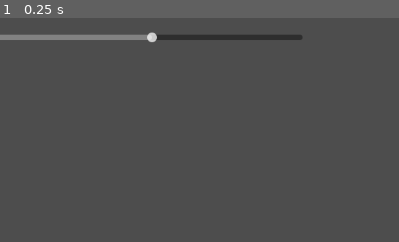
Above: before the commit, frame 1.
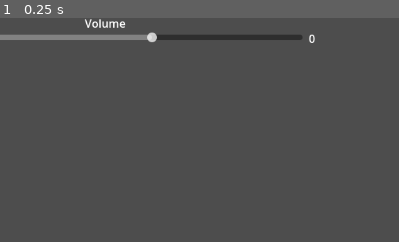
Above: after the commit, the same moment.

Repository: jhyjek/BrewBound
Game: Godot game, scene res://Scenes/settings.tscn
Same seed, same stepped clock (60 frames per second), same inputs: the game is played once before the commit and once after it. This scene is started directly instead of the project's main scene.
Inputs:
- Up to frame 1 (0.25 s): no input
The pictures show only the part of the screen within x 16-65%, y 0-50%; the shares and areas given below are measured in that part.

The runs differ from the first frame. In frame 1, 0.3% of the frame differs, in the area x 21-79%, y 0-12%.

Commit message:
Added Volume value next to slider

Diff:
--- a/Scenes/settings.tscn
+++ b/Scenes/settings.tscn
@@ -53,5 +53,20 @@
 stream = ExtResource("4_g7cn3")
 autoplay = true
 
+[node name="Volume_label" type="Label" parent="."]
+layout_mode = 0
+offset_left = 302.0
+offset_top = -4.0
+offset_right = 361.0
+offset_bottom = 19.0
+text = "Volume"
+
+[node name="Label" type="Label" parent="."]
+layout_mode = 0
+offset_left = 625.0
+offset_top = 18.0
+offset_right = 665.0
+offset_bottom = 41.0
+
 [connection signal="value_changed" from="MarginContainer/VBoxContainer/Volume" to="." method="_on_volume_value_changed"]
 [connection signal="toggled" from="TextureButton" to="." method="_on_texture_button_toggled"]
--- a/Scripts/settings.gd
+++ b/Scripts/settings.gd
@@ -1,9 +1,13 @@
 extends Control
+
+@onready var volume_label = $Label
+@onready var volume_slider = $MarginContainer/VBoxContainer/Volume
 
 
 # Called when the node enters the scene tree for the first time.
 func _ready() -> void:
-	pass # Replace with function body.
+	volume_slider.value_changed.connect(_on_volume_value_changed)
+	_on_volume_value_changed(volume_slider.value)
 
 
 # Called every frame. 'delta' is the elapsed time since the previous frame.
@@ -14,6 +18,7 @@
 func _on_volume_value_changed(value: float) -> void:
 	AudioServer.set_bus_volume_db(0,value)
 	if value == -30: AudioServer.set_bus_volume_db(0,-1000)
+	volume_label.text = str(value)
 
 
 
